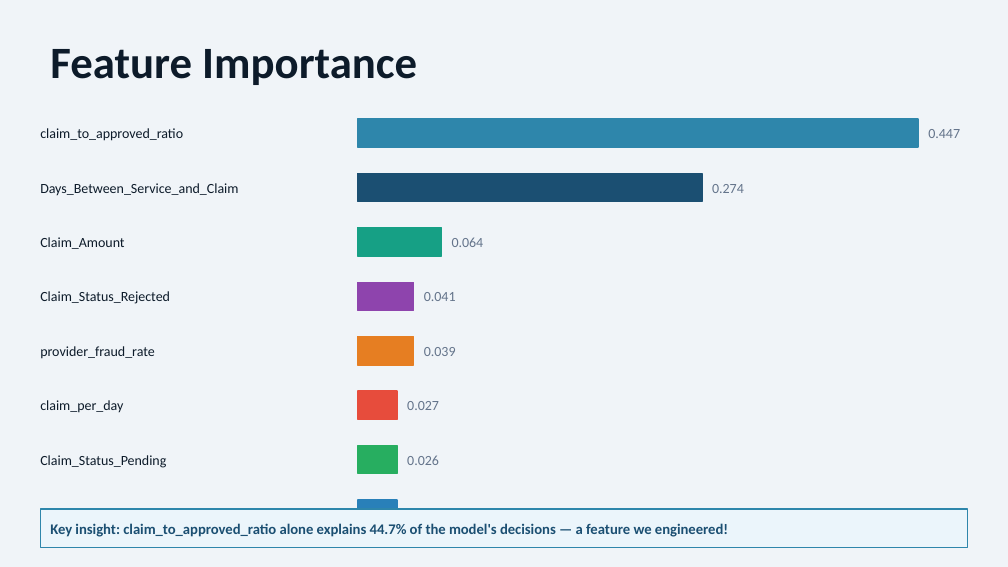
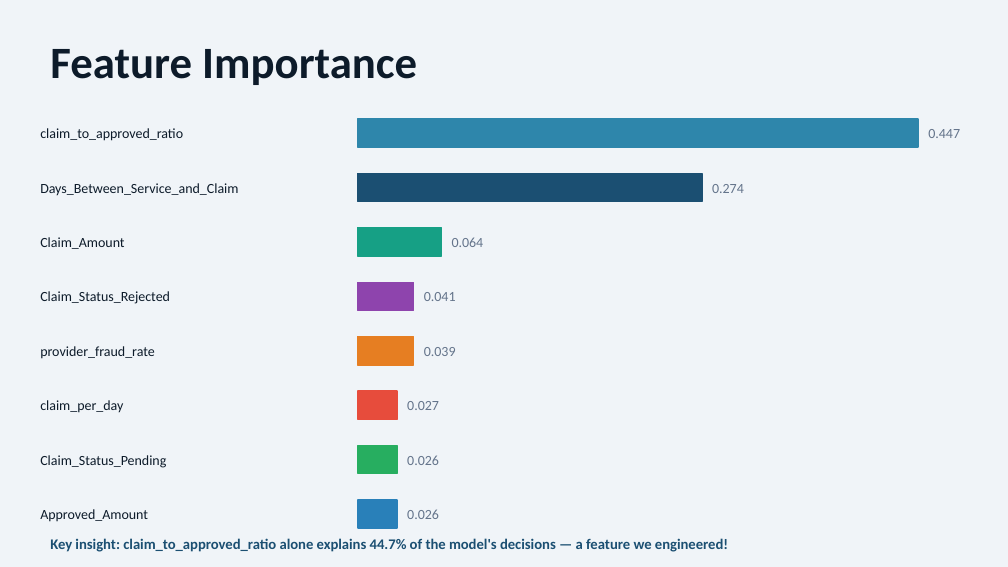
Before and after one commit to Ferdinard35/CODES, a slide deck: slide 8 of mlp/Healthcare_Fraud_Detection.pptx. Drawn at 1008x567 pixels with LibreOffice and Linux fonts; fonts in the diff are those of the drawing. Boxes give left, top, right and bottom in pixels: in the first picture for what was removed or moved away, otherwise in the second. Text is boxed around its words. In the diff, an @@ line names an element or a change of style, - is before the commit and + after.

```diff
--- a/mlp/Healthcare_Fraud_Detection.pptx
+++ b/mlp/Healthcare_Fraud_Detection.pptx
@@ rectangle removed at box(40, 509, 968, 547) @@
@@ text "Key insight: claim_to_approved_ratio alone explains ...": place and size @@
-text "Key insight: claim_to_approved_ratio alone explains ..." at box(50, 523, 728, 537)
+text "Key insight: claim_to_approved_ratio alone explains ..." at box(50, 538, 728, 552)
```
Also in this commit, not shown: 5 other files.
